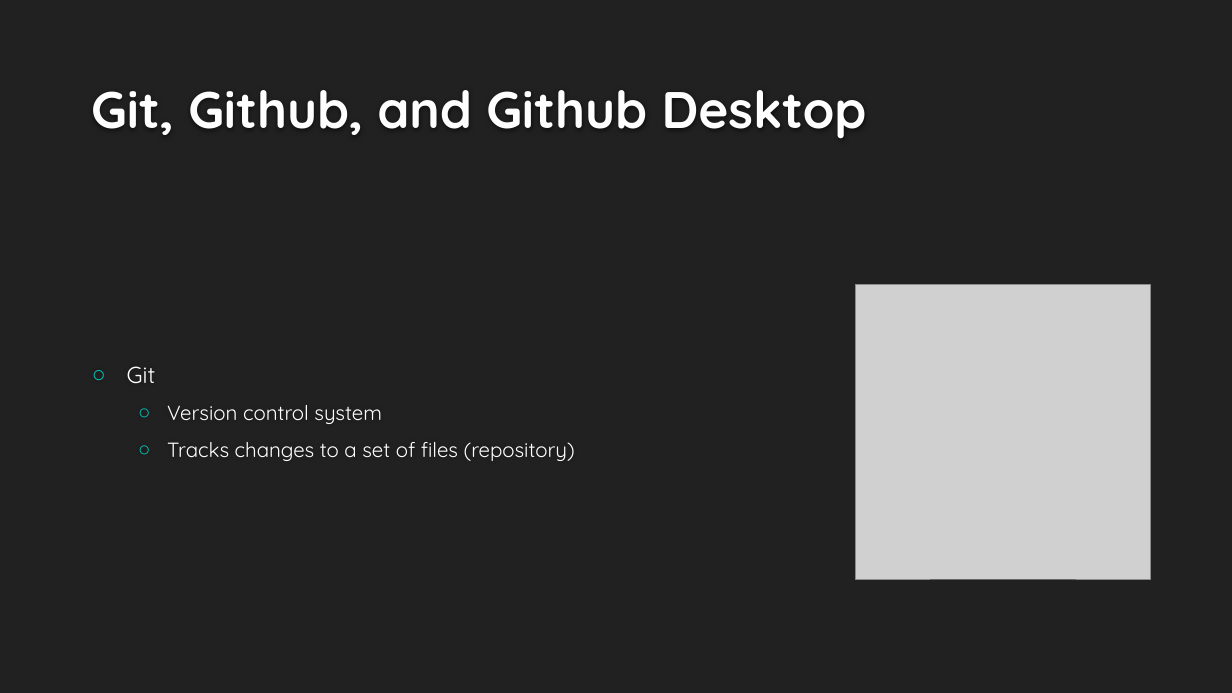
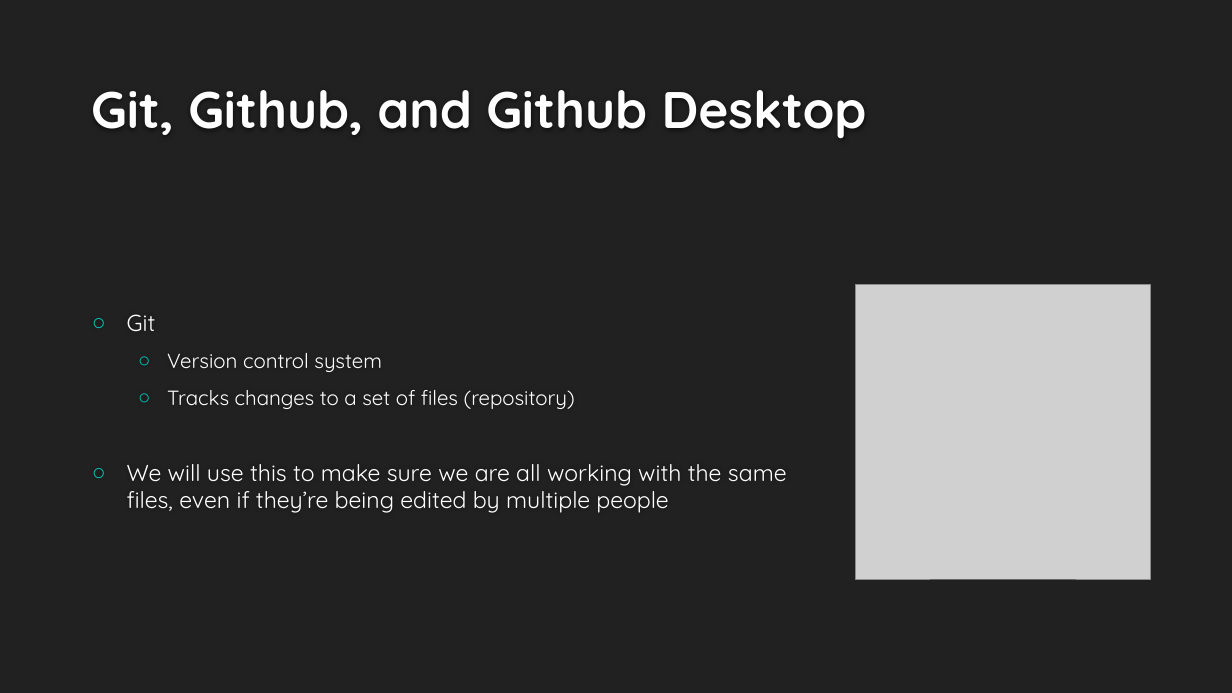
Before and after one commit to allisoct/ETLR23-24, a slide deck: slide 4 of slides/Day1.pptx. Drawn at 1232x693 pixels with LibreOffice and Linux fonts; fonts in the diff are those of the drawing; grey boxes stand for pictures; background and template pictures are left out. Boxes give left, top, right and bottom in pixels: in the first picture for what was removed or moved away, otherwise in the second. Text is boxed around its words. In the diff, an @@ line names an element or a change of style, - is before the commit and + after.

```diff
--- a/slides/Day1.pptx
+++ b/slides/Day1.pptx
@@ text at bbox=[127, 464, 787, 513]: paragraph added @@
+○ We will use this to make sure we are all working with the same files, even if they’re being edited by multiple people
```
Also in this commit, not shown: 6 other slides changed, 3 slides added.
